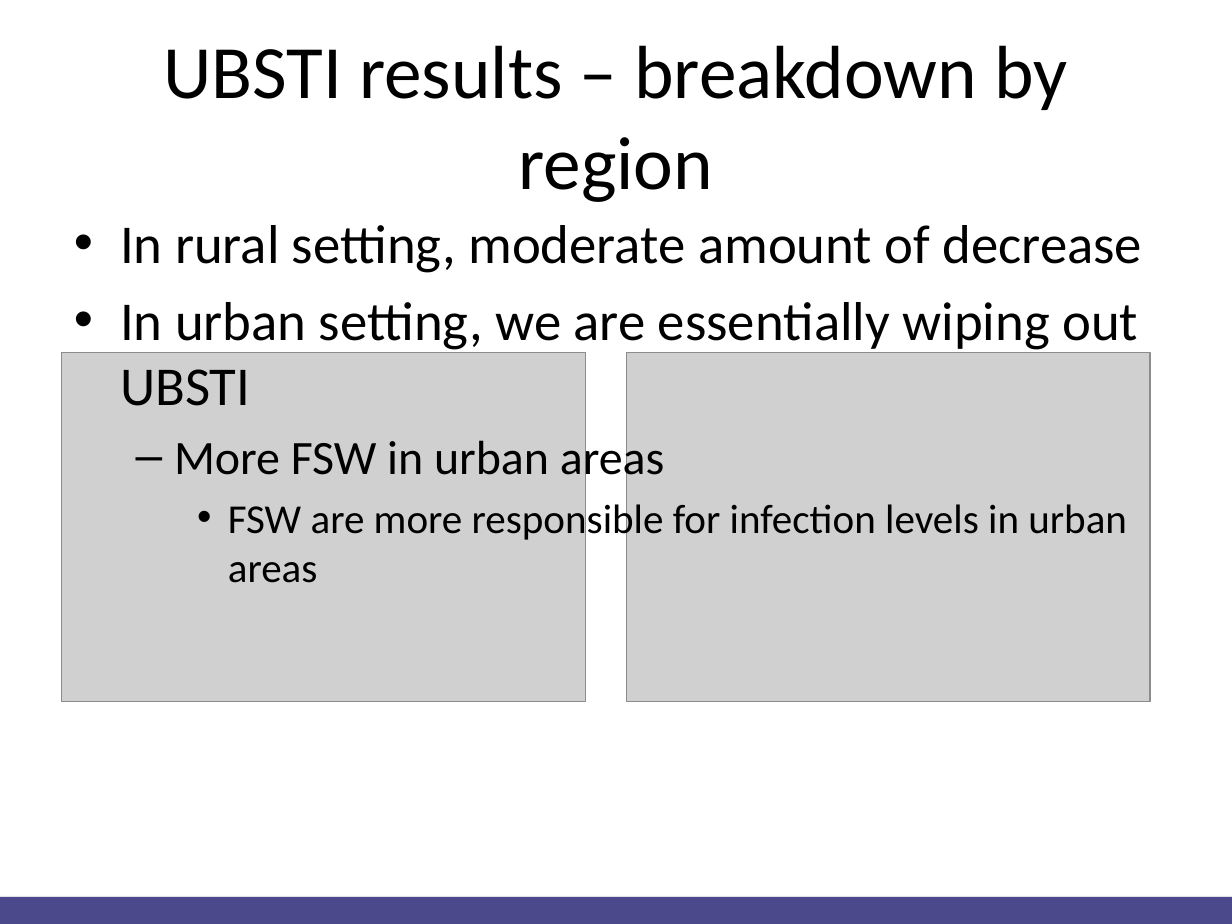
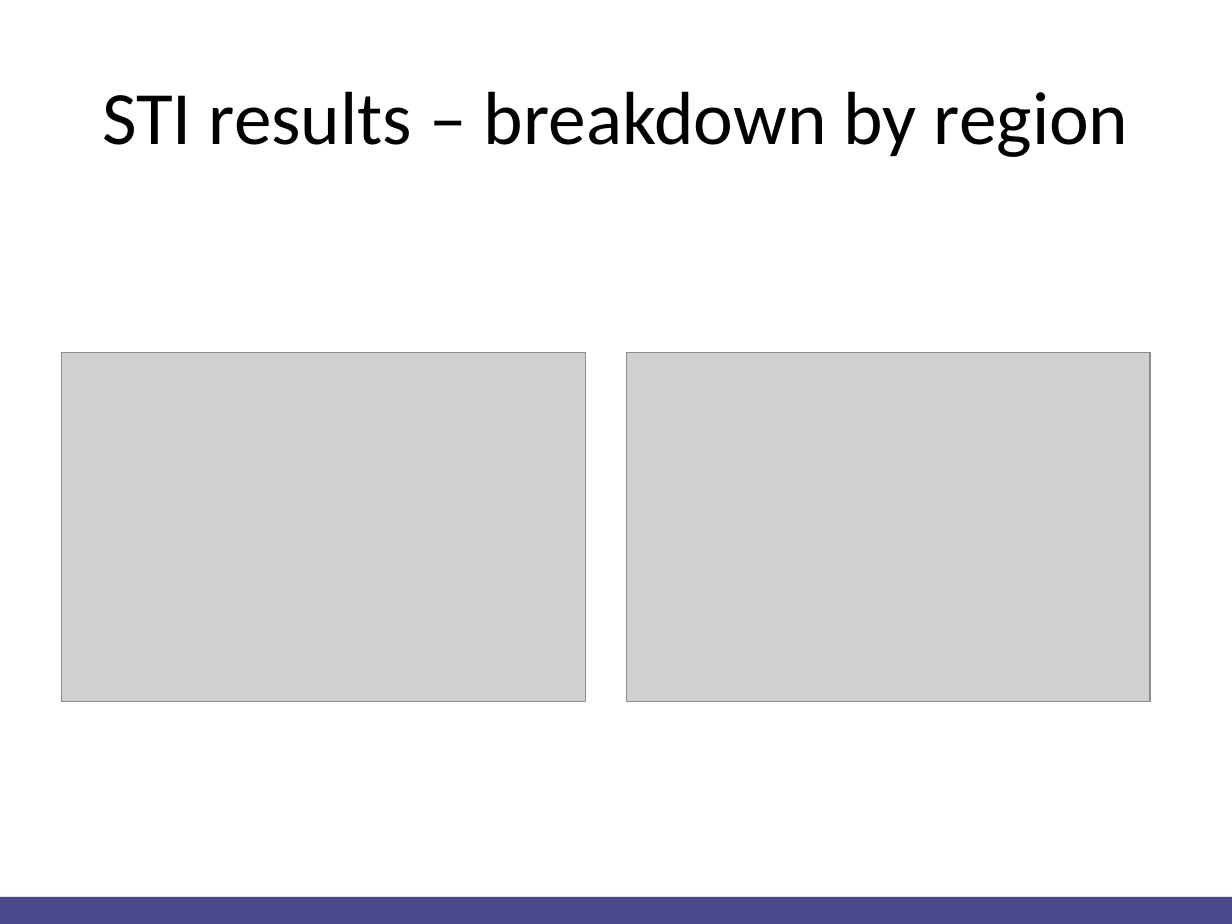
Before and after one commit to Christopher-Rock/hivandppt, a slide deck: slide 11 of Christopher Rock HIV and PPT.pptx (slide 14 before the commit). Drawn at 1232x924 pixels with LibreOffice and Linux fonts; fonts in the diff are those of the drawing; grey boxes stand for pictures. Boxes give left, top, right and bottom in pixels: in the first picture for what was removed or moved away, otherwise in the second. Text is boxed around its words. In the diff, an @@ line names an element or a change of style, - is before the commit and + after.

```diff
--- a/Christopher Rock HIV and PPT.pptx
+++ b/Christopher Rock HIV and PPT.pptx
@@ title at [102, 91, 1129, 157]: text changed @@
-UBSTI results – breakdown by region
+STI results – breakdown by region
@@ text removed at [120, 225, 1143, 583] @@
-• In rural setting, moderate amount of decrease
-• In urban setting, we are essentially wiping out UBSTI
-  – More FSW in urban areas
-    • FSW are more responsible for infection levels in urban areas
```
Also in this commit, not shown: 12 other slides changed, 3 slides added, 8 slides removed, 1 other file.
